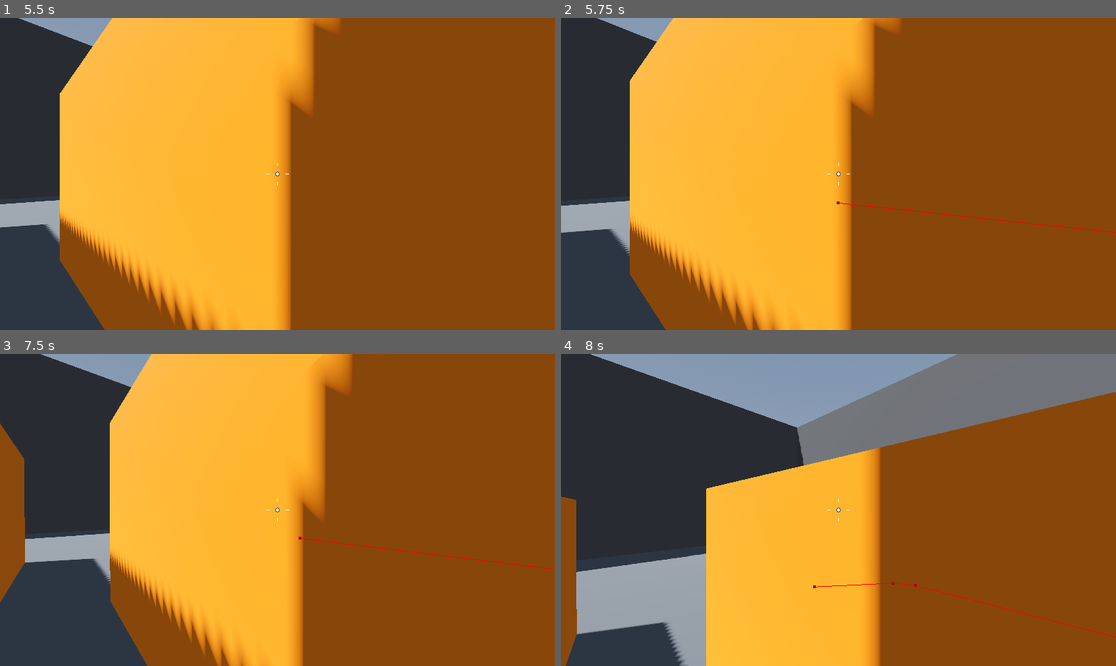
Above: before the commit, frames 1-4 (two rows, left to right).
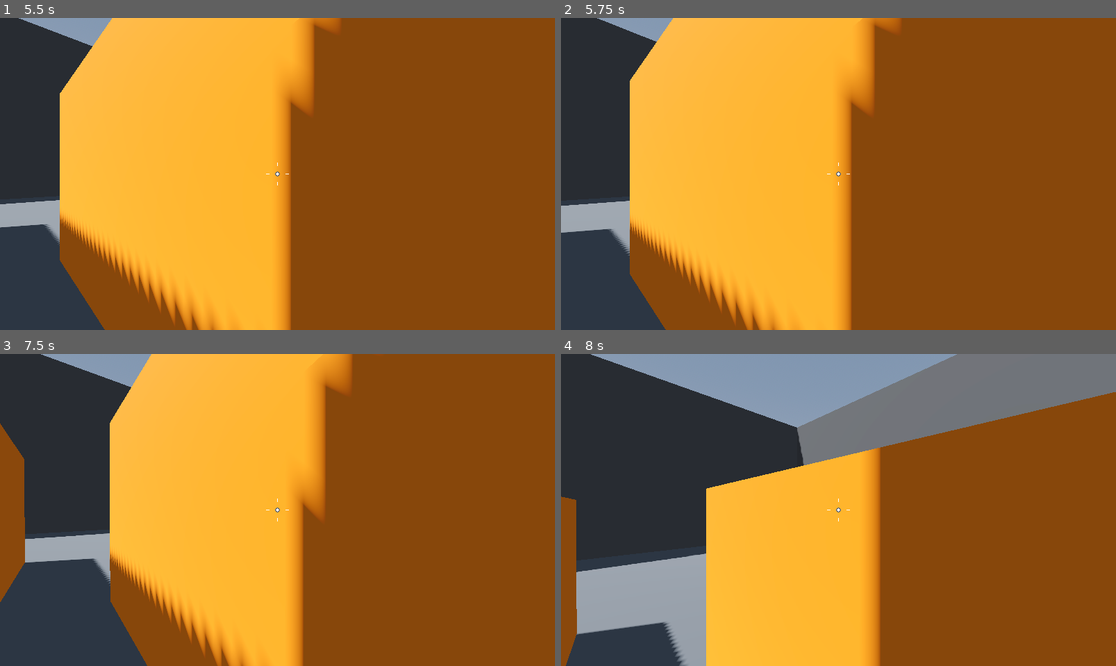
Above: after the commit, the same moments.

Repository: JorgeVelascoGames/FPS-template
Game: Godot game, scene res://Levels/Sandbox.tscn
Two runs of this game, one before a commit and one after it. Both use one fixed random seed, a clock stepped at 60 frames per second and the inputs below.
Inputs (mouse positions are in pixels of both pictures, inside the frame that each line leads up to):
- Up to frame 1 (5.5 s): move the mouse to (305, 174) at 0.52 s; hold W (move_forward) from 0.53 s (still down); tap Space (jump) at 0.77, 1.52, 3.02, 3.77, 4.52 s; move the mouse to (249, 174) at 1.27 s; move the mouse to (288, 167) at 2.02 s; move the mouse to (271, 180) at 2.77 s; move the mouse to (316, 177) at 3.52 s; move the mouse to (233, 170) at 4.27 s; move the mouse to (283, 174) at 5.02 s
- Up to frame 2 (5.75 s): keep holding W (move_forward)
- Up to frame 3 (7.5 s): move the mouse to (255, 503) at 5.77 s; release W (move_forward) at 5.78 s; hold D (move_right) 5.78-6.53 s; tap Space (jump) at 6.02, 6.77 s; move the mouse to (305, 510) at 6.52 s; hold W (move_forward) from 6.53 s (still down); move the mouse to (249, 510) at 7.27 s
- Up to frame 4 (8 s): keep holding W (move_forward); tap Space (jump) at 7.52 s

Frame 1 is identical in both runs. In frame 2, 0.1% of the frame differs, in the area x 49-100%, y 58-69%; in frame 3, 0.1%; in frame 4, 0.1%, in the area x 45-100%, y 73-91%.

Commit message:
-Enemy AI improved: Now has aggro range

Diff:
--- a/Enemy/enemy.gd
+++ b/Enemy/enemy.gd
@@ -7,6 +7,8 @@
 const JUMP_VELOCITY = 4.5
 
 var player
+var provoke := false
+@export var aggro_range := 12.0
 
 # Get the gravity from the project settings to be synced with RigidBody nodes.
 var gravity: float = ProjectSettings.get_setting("physics/3d/default_gravity")
@@ -17,13 +19,19 @@
 
 
 func _process(_delta: float) -> void:
-	navigation_agent_3d.target_position = player.global_position
-
+	if provoke:
+		navigation_agent_3d.target_position = player.global_position
 
 
 func _physics_process(_delta: float) -> void:
+	var distance = global_position.distance_to(player.global_position)
+	var direction: Vector3
+	if distance < aggro_range:
+		provoke = true
+
 	var next_position = navigation_agent_3d.get_next_path_position()
-	var direction = global_position.direction_to(next_position)
+	direction = global_position.direction_to(next_position)
+
 	# Add the gravity.
 	if not is_on_floor():
 		velocity.y -= gravity * _delta
--- a/Levels/Sandbox.tscn
+++ b/Levels/Sandbox.tscn
@@ -219,4 +219,4 @@
 camera_sensibility = 1.5
 
 [node name="Enemy" parent="." instance=ExtResource("4_slxw7")]
-transform = Transform3D(1, 0, 0, 0, 1, 0, 0, 0, 1, -9.63029, 1.49356, 0)
+transform = Transform3D(1, 0, 0, 0, 1, 0, 0, 0, 1, -9.63029, 1.49356, -24.6607)
